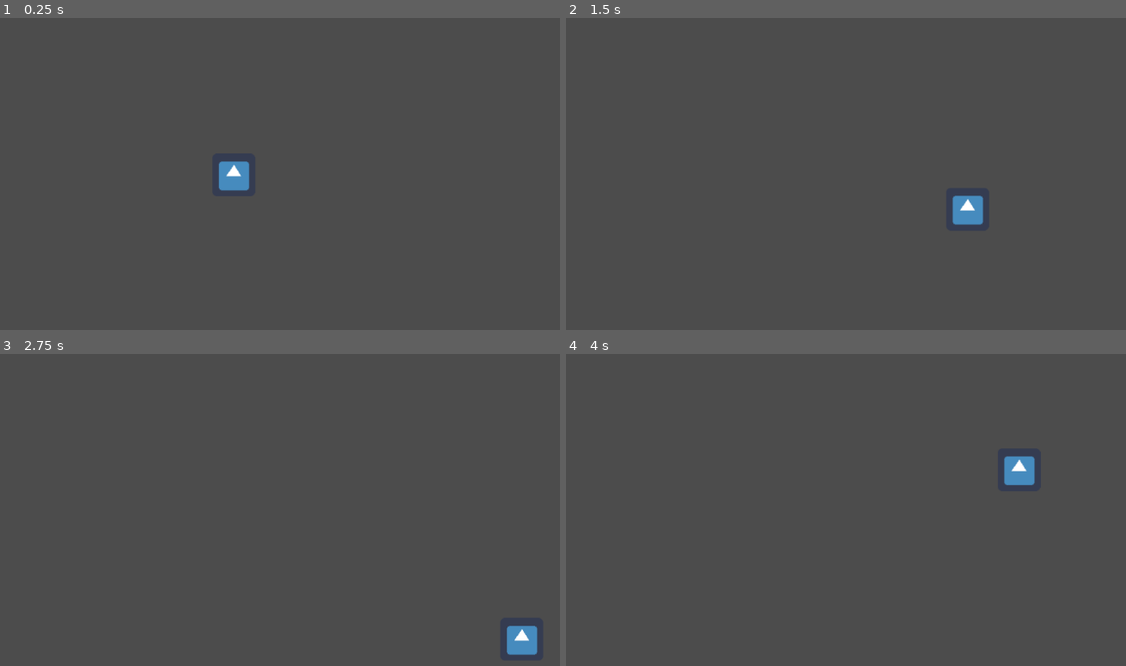
Above: before the commit, frames 1-4 (two rows, left to right).
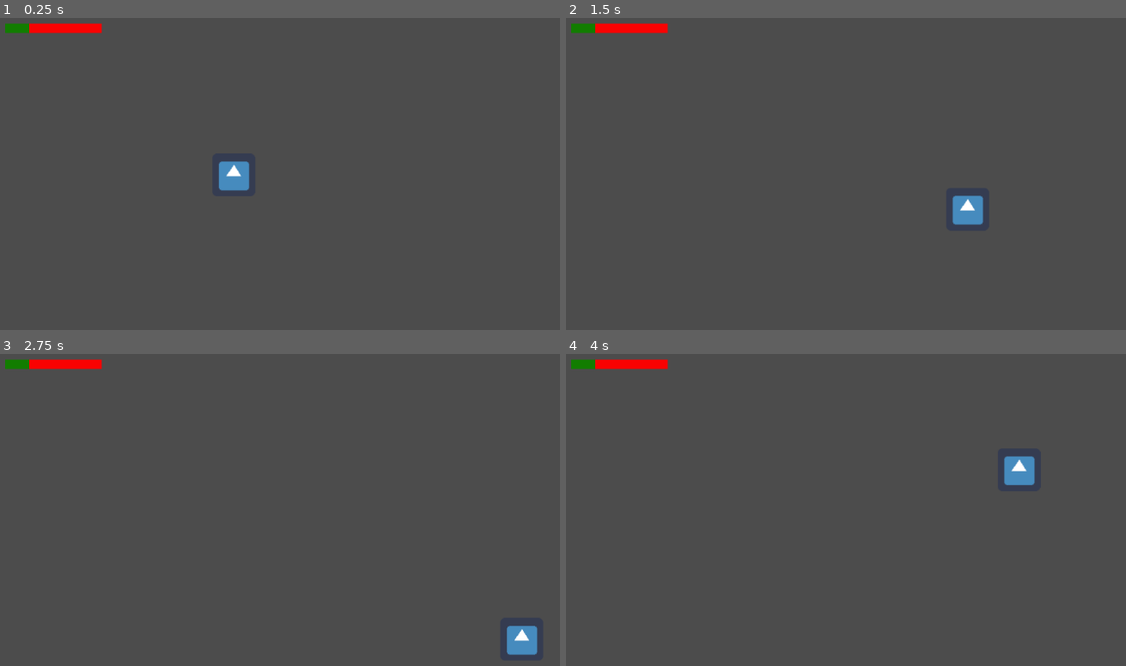
Above: after the commit, the same moments.

Repository: MLaurentys/GGJ2020
Game: Godot game, scene res://Tests/PlayerTest.tscn
Same seed, same stepped clock (60 frames per second), same inputs: the game is played once before the commit and once after it. This scene is started directly instead of the project's main scene. The engine's default icon, where the game draws it, is replaced by a stand-in: a white triangle on a blue panel in a dark square.
Inputs (mouse positions are in pixels of both pictures, inside the frame that each line leads up to):
- Up to frame 1 (0.25 s): no input
- Up to frame 2 (1.5 s): tap Enter at 0.5 s; move the mouse to (935, 142) at 0.52 s; hold Right (ui_right) 0.53-1.28 s; click (935, 142) at 0.67 s; tap Space (ui_select) at 0.77 s; move the mouse to (644, 183) at 1.27 s; hold Down (ui_down) from 1.28 s (still down)
- Up to frame 3 (2.75 s): tap Space (ui_select) at 1.52 s; move the mouse to (285, 410) at 2.02 s; release Down (ui_down) at 2.03 s; hold Right (ui_right) from 2.03 s (still down)
- Up to frame 4 (4 s): move the mouse to (750, 578) at 2.77 s; release Right (ui_right) at 2.78 s; hold Up (ui_up) 2.78-3.53 s; click (750, 578) at 2.92 s; tap Space (ui_select) at 3.02, 3.77 s; move the mouse to (986, 556) at 3.52 s; hold Left (ui_left) from 3.53 s (still down)

The runs differ from the first frame. In frame 1, 0.6% of the frame differs, in the area x 0-19%, y 1-5%; in frame 2, 0.6%; in frame 3, 0.6%; in frame 4, 0.6%.

Commit message:
Add BaseBuildings

Diff:
--- /dev/null
+++ b/project/Buildings/BaseBuildings.gd
@@ -0,0 +1,8 @@
+extends StaticBody2D
+class_name BaseBuilding
+
+export (int) var max_health: int = 100
+var health: int = 25
+
+func _ready():
+	pass
--- /dev/null
+++ b/project/Buildings/BaseBuildings.tscn
@@ -0,0 +1,49 @@
+[gd_scene load_steps=7 format=2]
+
+[ext_resource path="res://Buildings/BaseBuildings.gd" type="Script" id=1]
+
+[sub_resource type="RectangleShape2D" id=1]
+extents = Vector2( 52.8061, 82.0136 )
+
+[sub_resource type="CircleShape2D" id=2]
+radius = 245.978
+
+[sub_resource type="StyleBoxFlat" id=4]
+bg_color = Color( 0.0745098, 0.494118, 0, 1 )
+
+[sub_resource type="StyleBoxFlat" id=5]
+bg_color = Color( 0.980392, 0.0117647, 0.0117647, 1 )
+
+[sub_resource type="GDScript" id=3]
+script/source = "extends ProgressBar
+
+func _ready():
+	var building = get_parent()
+	self.value = 100.0 * building.health / building.max_health
+	pass
+"
+
+[node name="StaticBody2D" type="StaticBody2D"]
+script = ExtResource( 1 )
+
+[node name="CollisionShape2D" type="CollisionShape2D" parent="."]
+shape = SubResource( 1 )
+
+[node name="Area2D" type="Area2D" parent="."]
+
+[node name="CollisionShape2D" type="CollisionShape2D" parent="Area2D"]
+shape = SubResource( 2 )
+
+[node name="ProgressBar" type="ProgressBar" parent="."]
+margin_left = -72.4086
+margin_top = -105.603
+margin_right = 71.5914
+margin_bottom = -91.6033
+custom_styles/fg = SubResource( 4 )
+custom_styles/bg = SubResource( 5 )
+value = 60.0
+percent_visible = false
+script = SubResource( 3 )
+__meta__ = {
+"_edit_use_anchors_": false
+}
--- a/project/Tests/PlayerTest.tscn
+++ b/project/Tests/PlayerTest.tscn
@@ -1,8 +1,12 @@
-[gd_scene load_steps=2 format=2]
+[gd_scene load_steps=3 format=2]
 
 [ext_resource path="res://Characters/Player/Player.tscn" type="PackedScene" id=1]
+[ext_resource path="res://Buildings/BaseBuildings.tscn" type="PackedScene" id=2]
 
 [node name="Node" type="Node"]
 
 [node name="Player" parent="." instance=ExtResource( 1 )]
 position = Vector2( 537.711, 319.352 )
+
+[node name="StaticBody2D" parent="." instance=ExtResource( 2 )]
+position = Vector2( 268.875, 198.894 )
--- a/project/project.godot
+++ b/project/project.godot
@@ -9,6 +9,11 @@
 config_version=4
 
 _global_script_classes=[ {
+"base": "StaticBody2D",
+"class": "BaseBuilding",
+"language": "GDScript",
+"path": "res://Buildings/BaseBuildings.gd"
+}, {
 "base": "KinematicBody2D",
 "class": "BaseCharacter",
 "language": "GDScript",
@@ -25,6 +30,7 @@
 "path": "res://Characters/Player/Player.gd"
 } ]
 _global_script_class_icons={
+"BaseBuilding": "",
 "BaseCharacter": "",
 "Locator": "",
 "Player": ""
